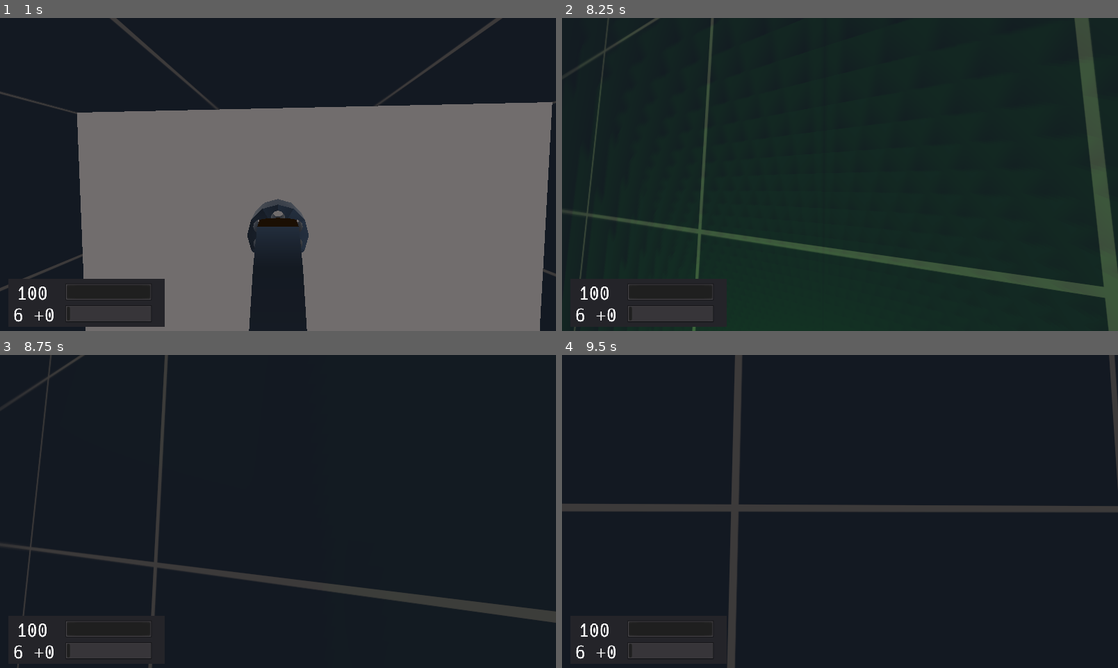
Above: before the commit, frames 1-4 (two rows, left to right).
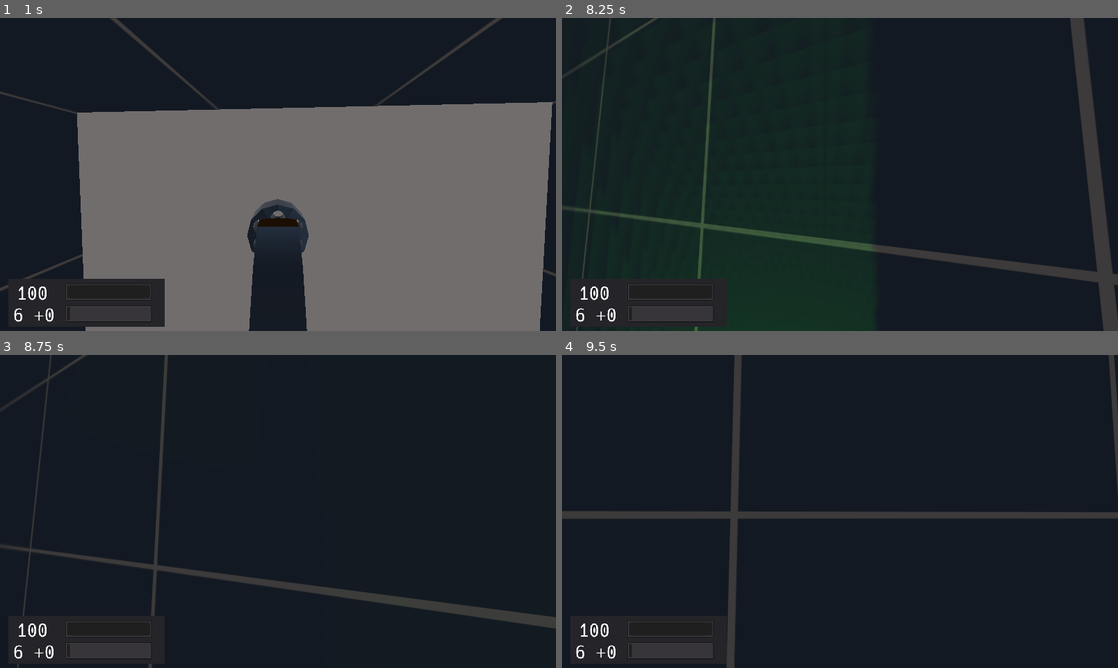
Above: after the commit, the same moments.

Repository: duckinator/keress
Game: Godot game, scene res://levels/Level_003.tscn
The game is run twice, just before and just after one commit, with the same random seed, the same clock (stepped at 60 frames per second) and the same inputs. This scene is started directly instead of the project's main scene.
Inputs (mouse positions are in pixels of both pictures, inside the frame that each line leads up to):
- Up to frame 1 (1 s): tap Enter (ui_accept) at 0.5 s; move the mouse to (272, 180) at 0.52 s; press the mouse at (272, 180) at 0.53 s; hold W (movement_forward) from 0.53 s (still down); tap Space (movement_jump) at 0.77 s
- Up to frame 2 (8.25 s): move the mouse to (878, 177) at 1.27 s; release the mouse at (878, 177) at 1.28 s; right-click (878, 177) at 1.35 s; tap Space (movement_jump) at 1.52, 3.02, 3.77, 4.52, 6.02, 6.77, 7.52 s; move the mouse to (795, 171) at 2.02 s; tap Shift (movement_crouch) at 2.1, 8.1 s; move the mouse to (845, 174) at 2.77 s; release W (movement_forward) at 2.78 s; hold A (movement_left) 2.78-3.53 s; tap Tab (quick_switch_item) at 2.85 s; move the mouse to (817, 168) at 3.52 s; hold 1 3.53-4.28 s; hold W (movement_forward) 3.53-5.78 s; move the mouse to (867, 174) at 4.27 s; tap 2 at 4.35 s; move the mouse to (812, 174) at 5.02 s; hold 3 5.03-5.78 s; move the mouse to (851, 168) at 5.77 s; hold D (movement_right) 5.78-6.53 s; tap 4 at 5.85 s; move the mouse to (834, 180) at 6.52 s; press the mouse at (834, 180) at 6.53 s; hold W (movement_forward) from 6.53 s (still down); move the mouse to (878, 177) at 7.27 s; release the mouse at (878, 177) at 7.28 s; right-click (878, 177) at 7.35 s; move the mouse to (795, 171) at 8.02 s
- Up to frame 3 (8.75 s): keep holding W (movement_forward)
- Up to frame 4 (9.5 s): move the mouse to (845, 511) at 8.77 s; release W (movement_forward) at 8.78 s; hold A (movement_left) from 8.78 s (still down); tap Tab (quick_switch_item) at 8.85 s; tap Space (movement_jump) at 9.02 s

Frame 1 is identical in both runs. In frame 2, 7.6% of the frame differs, in the area x 0-100%, y 0-100%; in frame 3, 2.1%; in frame 4, 4.2%.

Commit message:
YAY FALL DAMAGE YAY

Diff:
--- a/src/enemies/enemy1/Enemy1.gd
+++ b/src/enemies/enemy1/Enemy1.gd
@@ -8,12 +8,16 @@
 
 const BACKOFF = 16
 
+# How many times more damage is dealt the mob slams into a floor.
+const FALL_DAMAGE_MULTIPLIER = MAX_HEALTH / 100.0
+
 var health
 
 var navigation = null
 var player = null
 
 var state = IDLE
+var last_state = state
 
 onready var RAYCAST_NAMES = {
 	#???: "left",
@@ -30,6 +34,10 @@
 	"hearing": [],
 }
 
+var last_y = null
+
+var last_velocity = Vector3(0, 0, 0)
+
 var last_target = null
 var target = null setget set_target, get_target
 func _ready():
@@ -41,6 +49,9 @@
 	set_max_contacts_reported(5)
 	connect("body_entered", self, "_process_body_entered")
 
+func get_last_velocity():
+	return linear_velocity
+
 func set_target(new_target):
 	last_target = target
 	target = new_target
@@ -48,6 +59,10 @@
 func get_target():
 	return target
 
+func set_state(new_state):
+	last_state = state
+	state = new_state
+
 func _process(delta):
 	# If no Navigation has been assigned, we can't move, so just return.
 	if navigation == null:
@@ -56,6 +71,10 @@
 	# If no Player has been assigned, we can't do anything useful, so just return.
 	if player == null:
 		return
+
+	if see_player() or near_player() and not (state == ATTACK or state == EVADE or state == SEARCH):
+		target = player.translation
+		set_state(SEARCH)
 
 	match state:
 		IDLE:
@@ -66,55 +85,70 @@
 			attack(delta)
 		EVADE:
 			evade(delta)
+	last_state = state
+
+func _physics_process(_delta):
+	if last_y == null:
+		last_y = translation.y
 
 func distance_to_player():
 	return translation.distance_to(player.translation)
 
-func have_line_of_sight():
-	# TODO: Add RayCasts and such to _actually_ determine line of sight.
+func near_player():
 	return distance_to_player() < 50
 
+func see_player():
+	for key in senses.keys():
+		if key != "hearing" and senses[key] == player:
+			return true
+	return false
+
 func check(trans):
-	Console.log("MOB " + str(self) + " INSTRUCTED TO CHECK " + str(trans))
+	#Console.log("MOB " + str(self) + " INSTRUCTED TO CHECK " + str(trans))
 	target = trans
-	state = SEARCH
+	set_state(SEARCH)
 
 func idle(delta):
-	if have_line_of_sight():
-		state = SEARCH
-		target = player.translation
-
-var search_path = null
-var search_path_offset = 0
+	pass
+
+var chase_path = null
+var chase_path_offset = 0
+func chase(delta, backoff):
+	var offset = Vector3(rand_range(-backoff, backoff), 0, rand_range(-backoff, backoff))
+
+	if chase_path == null or last_state != state:
+		chase_path = Map.get_path_curve(translation, target + offset)
+		chase_path_offset = 0
+
+	if chase_path == null:
+		set_state(IDLE)
+		return
+
+	var pos = chase_path.interpolate_baked(chase_path_offset)
+	var diff = pos - translation
+	apply_central_impulse(diff)
+	last_velocity = diff
+	chase_path_offset += 0.5
+
 func search(delta):
-	var offset = Vector3(rand_range(-BACKOFF, BACKOFF), 0, rand_range(-BACKOFF, BACKOFF))
-	if search_path == null:
-		search_path = Map.get_path_curve(translation, target + offset)
-		search_path_offset = 0
-
-	if search_path == null:
-		return
-
+	chase(delta, BACKOFF - 2)
 	if translation.distance_to(target) <= BACKOFF:
-		state = ATTACK
-		search_path = null
-		return
-
-	translation = search_path.interpolate_baked(search_path_offset)
-	search_path_offset += 0.5
-
-var attack_path = null
-var attack_path_offset = 0
+		set_state(ATTACK)
+		return
+
 var attack_path_timeout = null
 func attack(delta):
-	if attack_path == null:
-		attack_path = Map.get_path_curve(translation, target)
-
-	if attack_path == null or attack_path_timeout != null:
-		return
-
-	translation = attack_path.interpolate_baked(attack_path_offset)
-	attack_path_offset += 0.5
+	if attack_path_timeout != null:
+		set_state(EVADE)
+		return
+	if not see_player() and not near_player():
+		set_state(IDLE)
+		return
+
+	chase(delta, 0)
+	if distance_to_player() < 4:
+		Console.log("PEW PEW")
+		player.adjust_health(-5)
 
 const ATTACK_TIMEOUT = 0.5
 func _start_attack_path_timeout():
@@ -135,7 +169,7 @@
 
 func evade(delta):
 	#Console.log(str(self) + " EVADE")
-	pass
+	chase(delta, 16)
 
 
 func raycast_name(raycast):
@@ -186,7 +220,7 @@
 	return collider.MASS * speed
 
 func force_to_damage(force):
-	return ceil(force / 200)
+	return ceil(force / 400)
 
 func impact_to_damage(collider, collider_vel):
 	var force = impact_to_force(collider, collider_vel)
@@ -194,32 +228,47 @@
 
 
 func _process_body_entered(body):
+	# Fall damage.
+	if body is StaticBody:
+		if last_y == null:
+			return
+		var diff = abs(translation.y - last_y)
+		if diff > 1:
+			adjust_health(-diff * FALL_DAMAGE_MULTIPLIER)
+		last_y = translation.y
+		return
+
 	if not body.has_method("get_last_velocity"):
 		return
 
-	if body is RigidBody:
+	if body is RigidBody and body.name.begins_with("Enemy"):
+		# lol infighting
+		target = body.translation
 		var vel = body.get_last_velocity()
 		var damage = impact_to_damage(body, vel)
 		adjust_health(-damage)
-
+		return
+
+	var height = $MeshInstance.mesh.height
 	if body is KinematicBody:
-		if body.translation.y > translation.y:
+		# Curb stomps.
+		Console.log("KINEMATICBODY COLLISION")
+		if floor(body.translation.y) > floor(self.translation.y + height):
+			Console.log("CURB STOMP")
 			var vel = body.get_last_velocity()
 			var damage = impact_to_damage(body, vel)
-			adjust_health(-damage * 3)
+			adjust_health(-damage)
 			body.jump()
-		#if state != ATTACK:
-		#	body.adjust_health(-5)
-		pass
-	else:
-		pass
-		#set_state(EVADE) # We bumped into the player without seeing them!
-
-	var vel = body.get_last_velocity()
-	var height = $MeshInstance.mesh.height
+		set_state(EVADE)
+		return
+
+	#var vel = body.get_last_velocity()
 	# If the player is on top of the enemy, it's a curb stomp.
-	if floor(body.translation.y) > floor(self.translation.y + height):
-		#set_state(EVADE)
-		var gravity = Game.get_total_gravity_for(self)
-		var damage = impact_to_damage(body, Vector3(vel.x, gravity.y, vel.z))
-		adjust_health(-damage)
+	#if floor(body.translation.y) > floor(self.translation.y + height):
+	#	#set_state(EVADE)
+	#	#var gravity = Game.get_total_gravity_for(self)
+	#	#var damage = impact_to_damage(body, Vector3(vel.x, gravity.y, vel.z))
+	#	var vel = body.get_last_velocity()
+	#	var damage = impact_to_damage(body, vel)
+	#	adjust_health(-damage)
+	#	set_state(EVADE)
--- a/src/levels/Level_003.gd
+++ b/src/levels/Level_003.gd
@@ -9,12 +9,12 @@
 	spawn_horde(Vector3(-56, 3, -180), Vector2(30, 100), 3)
 
 	# $Platform_Left
-	spawn_horde(Vector3(-370, -24, 150), Vector2(280, 30), 20)
+	spawn_horde(Vector3(-370, -27, 150), Vector2(280, 30), 20)
 	# $Platform_Right
-	spawn_horde(Vector3(-370, -24, -180), Vector2(280, 30), 20)
+	spawn_horde(Vector3(-370, -27, -180), Vector2(280, 30), 20)
 
 	# $Platform_Mid
-	spawn_horde(Vector3(-220, -52, -182), Vector2(30, 400), 16)
+	spawn_horde(Vector3(-220, -55, -182), Vector2(30, 400), 16)
 
 func player_noise(trans, sound, loudness):
 	trans = trans.round()
@@ -76,7 +76,6 @@
 
 	for idx in range(0, len(coords)):
 		var pos2d = coords[idx]
-		Console.log("MOB POS: " + str(pos2d))
 		var pos = Vector3(center.x + pos2d.x, center.y, center.z + pos2d.y)
 		Console.log("MOB AT: " + str(pos))
 		spawn_enemy(pos)
--- a/src/levels/Level_003.tscn
+++ b/src/levels/Level_003.tscn
@@ -199,10 +199,8 @@
 material = SubResource( 6 )
 
 [node name="Navigation" type="Navigation" parent="."]
-editor/display_folded = true
 
 [node name="Floor" type="MeshInstance" parent="Navigation"]
-editor/display_folded = true
 transform = Transform( 1, 0, 0, 0, 1, 0, 0, 0, 1, -220, -102, 0 )
 mesh = SubResource( 3 )
 material/0 = null
